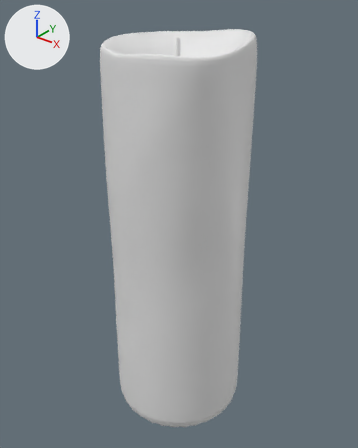
The Blender file 3D Mod Current/01-Models/Kerze.blend, before and after one commit.
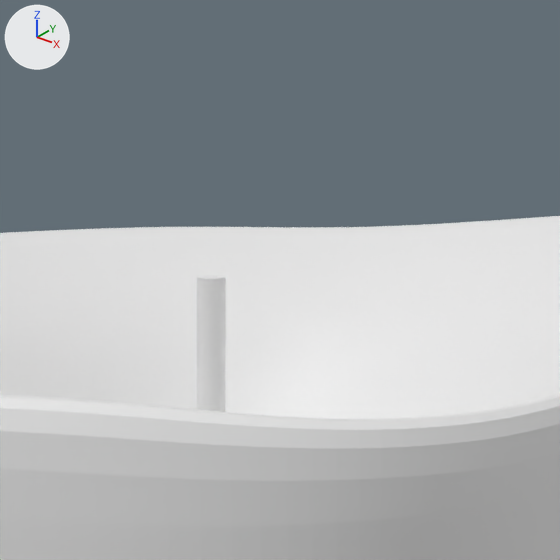
Each version appears first whole from a 50 mm lens placed at (1.284, -1.602, 2.024), pointed at (-0.018, 0.026, 1.014), and next in a close-up on the part from 42% to 63% of the width and 0% to 17% of the height. Lighting does not change. The marker at upper left points along +X, +Y and +Z.
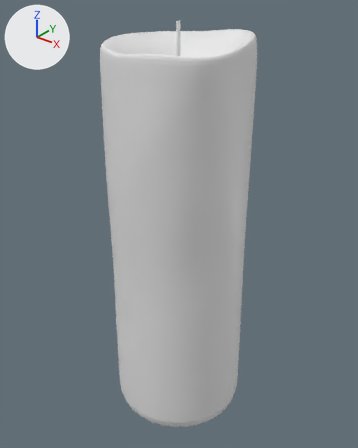
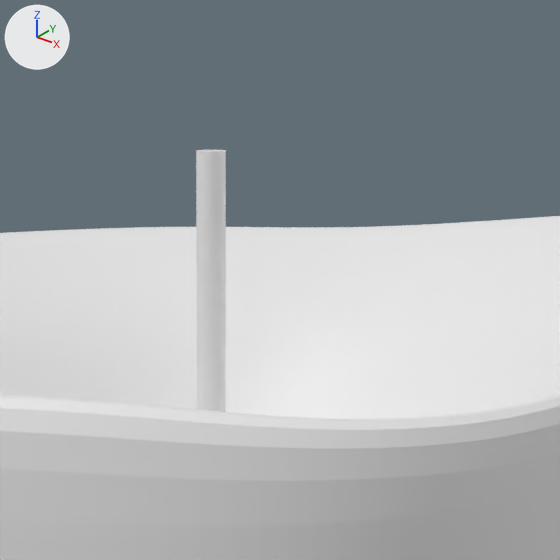
Where the change shows, as pixel boxes [x1, y1, x2, y2] in the close-ups (560 x 560 px):
'Cylinder.001', moved
    before: [197, 276, 226, 412]
    after: [196, 150, 226, 412]

The change, as a diff of the scene's bpy script:
```diff
--- a/3D Mod Current/01-Models/Kerze.blend.py
+++ b/3D Mod Current/01-Models/Kerze.blend.py
@@ ob_cylinder_001 @@
 ob_cylinder_001 = bpy.data.objects.new('Cylinder.001', me_cylinder_001)
-ob_cylinder_001.location = (0.0, 0.0, 1.5133)
+ob_cylinder_001.location = (0.0, 0.0, 1.5754)
 ob_cylinder_001.scale = (0.00769, 0.00769, 0.319)
```
